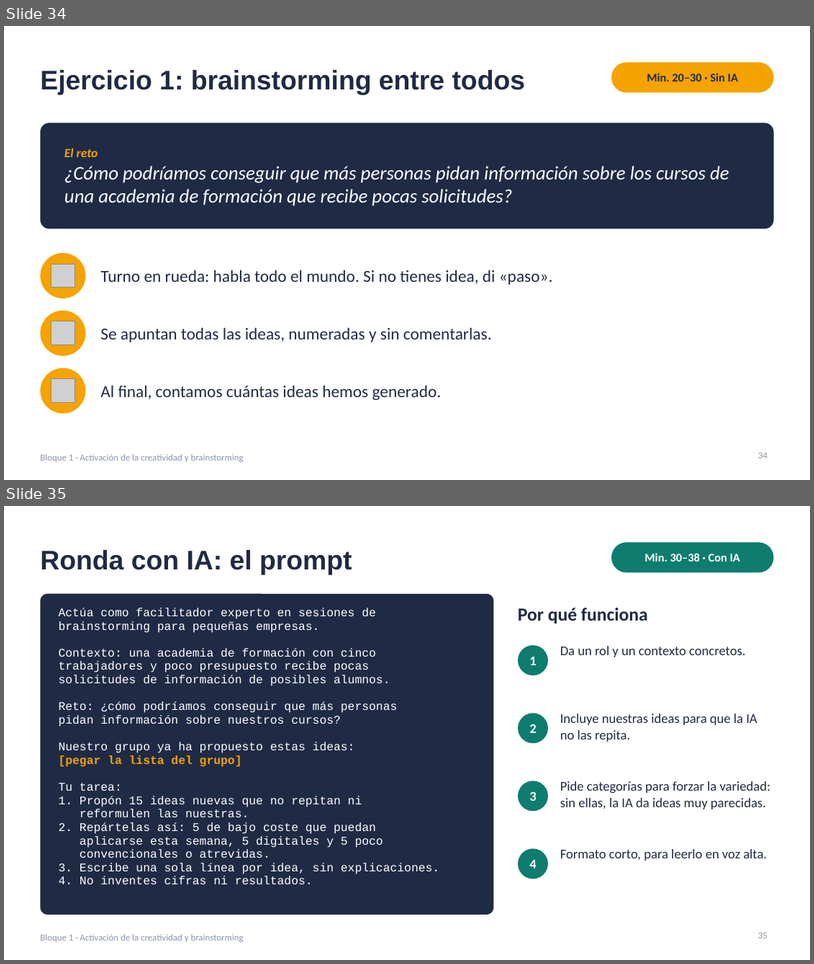
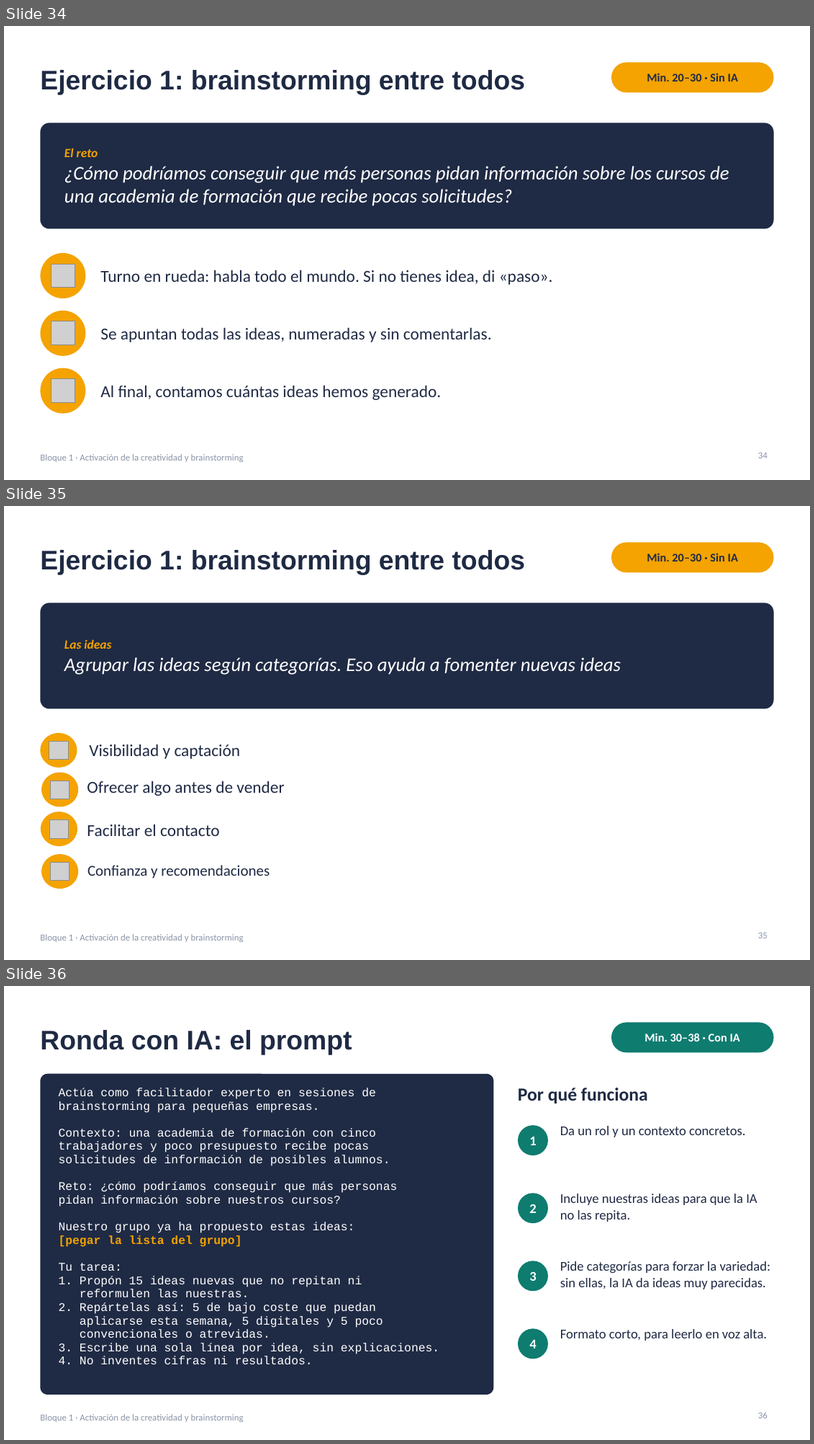
Before and after one commit to jjnieto/creatividad-ofimatica-ia, a slide deck: diapositivas/Curso.pptx. Shown one above the other, each under a label of ours: slides 34 and 35 before the commit, slides 34, 35 and 36 after it. The pictures are 814x964 and 814x1444 pixels, drawn with LibreOffice and Linux fonts; fonts in the diff are those of the drawing; grey boxes stand for pictures. Boxes give left, top, right and bottom in pixels: in the first picture for what was removed or moved away, otherwise in the second. Text is boxed around its words. In the diff, an @@ line names an element or a change of style, - is before the commit and + after.

```diff
--- a/diapositivas/Curso.pptx
+++ b/diapositivas/Curso.pptx
@@ slide 35 added at (4, 506, 810, 960), background #FFFFFF; not listed: 1 template element that a slide beside it also shows @@
@@ rounded rectangle added at (612, 542, 774, 572), fill #F4A300 @@
@@ title added at (40, 550, 526, 575), 32 pt, text #1F2A44, bold @@
+Ejercicio 1: brainstorming entre todos
@@ text added at (647, 553, 738, 561), 14 pt, text #1F2A44, bold @@
+Min. 20–30 · Sin IA
@@ rounded rectangle added at (40, 602, 774, 708), fill #1F2A44 @@
@@ text added at (64, 639, 621, 674), 23 pt, text #FFFFFF, italic @@
+Las ideas
+Agrupar las ideas según categorías. Eso ayuda a fomenter nuevas ideas
@@ ellipse added at (40, 733, 77, 767), fill #F4A300 @@
@@ picture added at (49, 741, 69, 759) @@
@@ text added at (89, 744, 241, 759), 20 pt, text #1F2A44 @@
+Visibilidad y captación
@@ ellipse added at (41, 772, 78, 807), fill #F4A300 @@
@@ picture added at (51, 780, 70, 799) @@
@@ text added at (87, 780, 284, 795), 20 pt, text #1F2A44 @@
+Ofrecer algo antes de vender
@@ ellipse added at (41, 811, 78, 846), fill #F4A300 @@
@@ picture added at (49, 819, 68, 838) @@
@@ text added at (87, 824, 220, 836), 20 pt, text #1F2A44 @@
+Facilitar el contacto
@@ ellipse added at (41, 854, 78, 888), fill #F4A300 @@
@@ picture added at (51, 862, 70, 880) @@
@@ text added at (88, 865, 270, 878), 18 pt, text #1F2A44 @@
+Confianza y recomendaciones
@@ page number added at (759, 932, 768, 938), 11 pt, text #8A94A6 @@
+35
@@ what was slide 35 is now slide 36 @@
@@ page number at (759, 1412, 768, 1418): text changed @@
-35
+36
```
Also in this commit, not shown: 4 slides changed, 1 slide removed, 3 other files.
